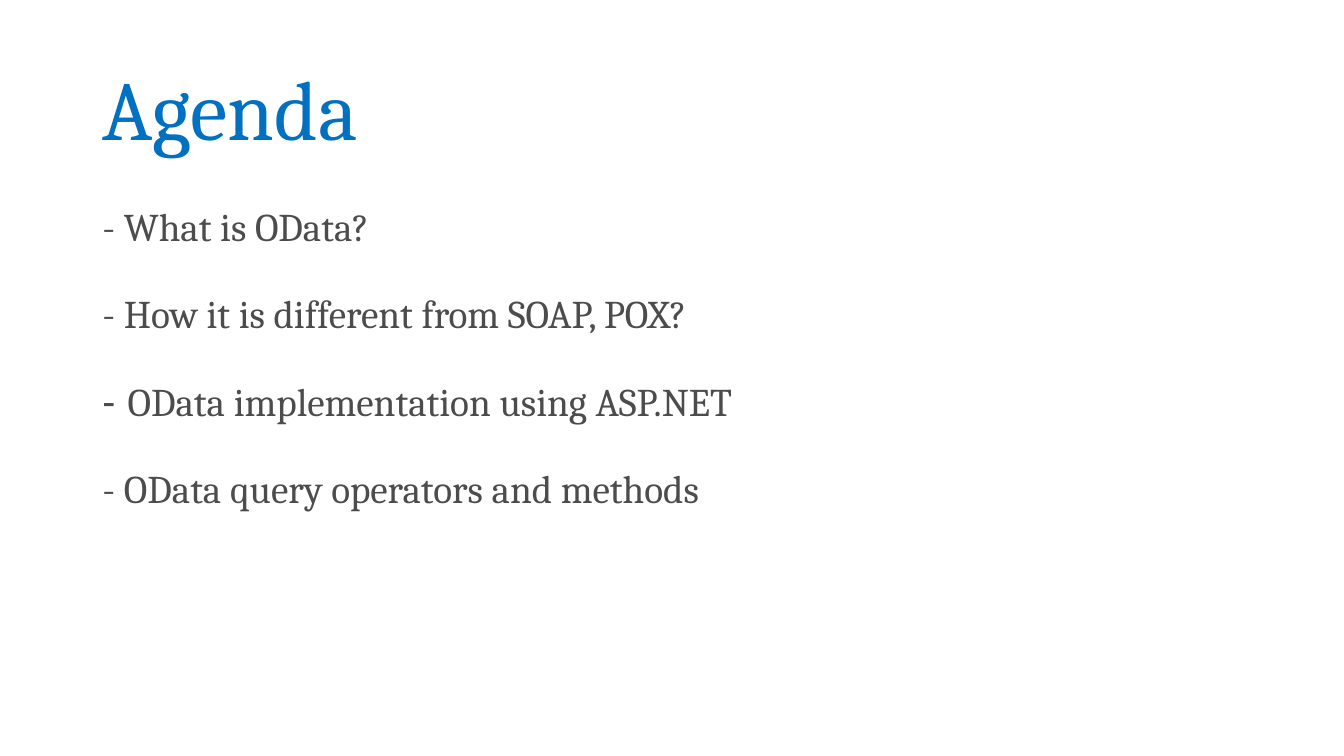
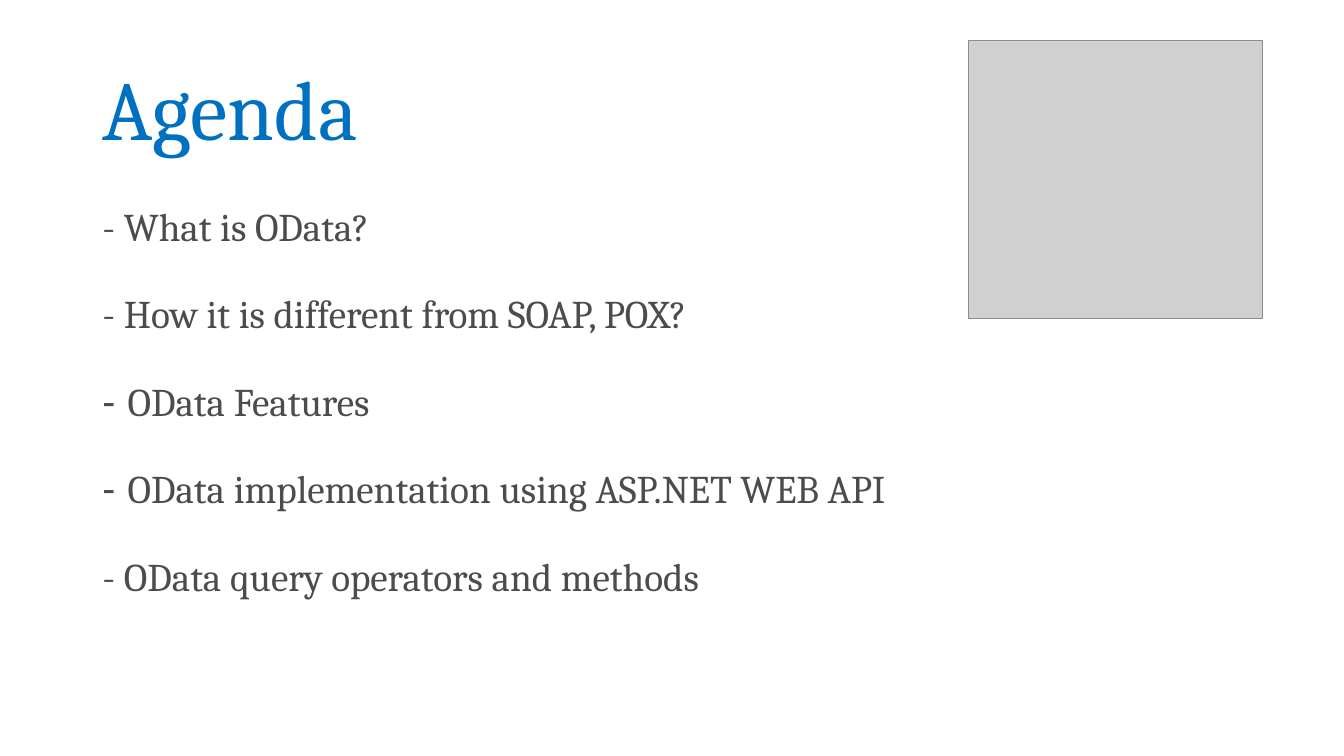
Before and after one commit to rakesh-nayak/odata, a slide deck: slide 2 of OData.pptx. Drawn at 1344x756 pixels with LibreOffice and Linux fonts; fonts in the diff are those of the drawing; grey boxes stand for pictures. Boxes give left, top, right and bottom in pixels: in the first picture for what was removed or moved away, otherwise in the second. Text is boxed around its words. In the diff, an @@ line names an element or a change of style, - is before the commit and + after.

```diff
--- a/OData.pptx
+++ b/OData.pptx
@@ picture added at bbox=[969, 40, 1262, 319] @@
@@ text at bbox=[128, 389, 886, 512]: text changed @@
-– OData implementation using ASP.NET
+– OData Features
+– OData implementation using ASP.NET WEB API
```
Also in this commit, not shown: 18 other slides changed.
